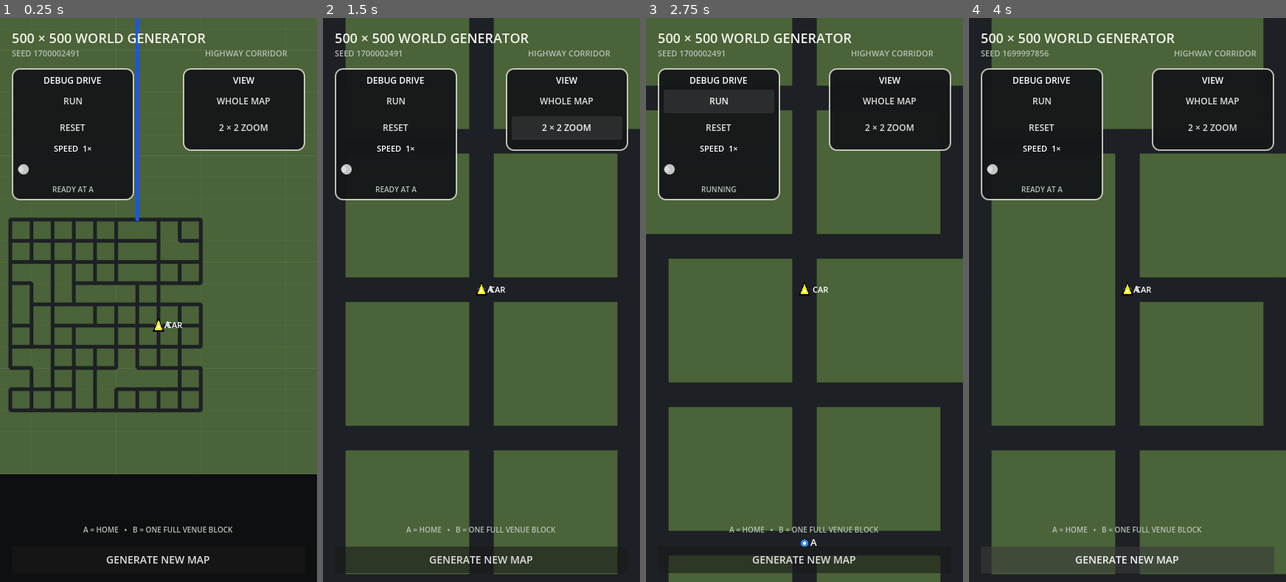
Above: before the commit, frames 1-4 (left to right).
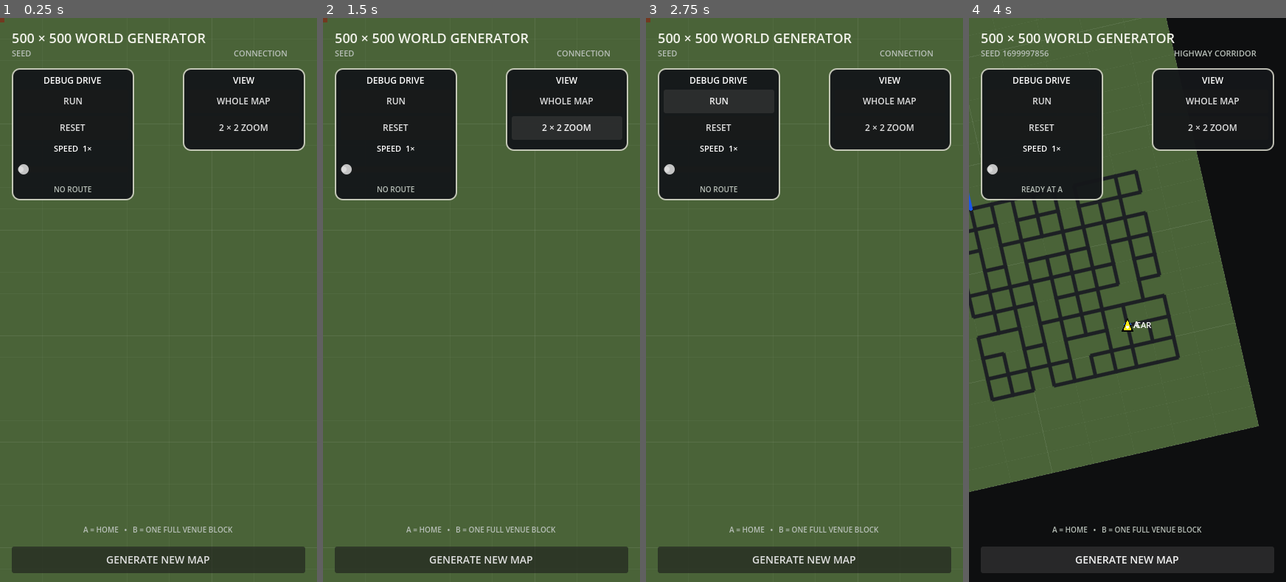
Above: after the commit, the same moments.

Repository: patrickcallahancomedy/comedian
Game: Godot game, scene res://scenes/drive/grid_world_prototype.tscn
Two runs of this game, one before a commit and one after it. Both use one fixed random seed, a clock stepped at 60 frames per second and the inputs below. This scene is started directly instead of the project's main scene.
Inputs:
- Up to frame 1 (0.25 s): no input
- Up to frame 2 (1.5 s): click "WHOLE MAP" at 0.5 s; click "2 × 2 ZOOM" at 1.25 s
- Up to frame 3 (2.75 s): click "RUN" at 2 s
- Up to frame 4 (4 s): click "GENERATE NEW MAP" at 2.75 s; click "GENERATE NEW MAP" at 3.5 s

The runs differ from the first frame. In frame 1, 26% of the frame differs, in the area x 0-100%, y 0-100%; in frame 2, 29%; in frame 3, 27%; in frame 4, 43%, in the area x 0-100%, y 0-99%.
Error after the commit: Invalid access to property or key 'pressed' on a base object of type 'null instance'. (res://scripts/drive/grid_world_map.gd:55)

Commit message:
Unify rotating camera across view modes

Diff:
--- a/godot/scripts/drive/grid_world_map.gd
+++ b/godot/scripts/drive/grid_world_map.gd
@@ -45,12 +45,14 @@
 @onready var seed_label: Label = $"../SeedLabel"
 @onready var mode_label: Label = $"../ModeLabel"
 @onready var new_map_button: Button = $"../NewMapButton"
+@onready var drive_view_button: Button = $"../SettingsBox/Layout/DriveViewButton"
 @onready var whole_map_button: Button = $"../SettingsBox/Layout/WholeMapButton"
 @onready var zoom_map_button: Button = $"../SettingsBox/Layout/ZoomMapButton"
 
 
 func _ready() -> void:
 	new_map_button.pressed.connect(_new_map)
+	drive_view_button.pressed.connect(_show_drive_view)
 	whole_map_button.pressed.connect(_show_whole_map)
 	zoom_map_button.pressed.connect(_show_zoom_map)
 	resized.connect(_refresh_layout)
@@ -63,14 +65,21 @@
 	_generate()
 
 
+func _show_drive_view() -> void:
+	show_whole_map = false
+	zoom_map_enabled = false
+	drive_camera_enabled = true
+	queue_redraw()
+
+
 func _show_whole_map() -> void:
 	show_whole_world()
 
 
 func _show_zoom_map() -> void:
-	drive_camera_enabled = false
 	show_whole_map = false
 	zoom_map_enabled = true
+	drive_camera_enabled = true
 	queue_redraw()
 
 
@@ -110,9 +119,9 @@
 
 
 func show_whole_world() -> void:
-	drive_camera_enabled = false
 	zoom_map_enabled = false
 	show_whole_map = true
+	drive_camera_enabled = true
 	queue_redraw()
 
 
@@ -120,20 +129,14 @@
 	world_position: Vector2,
 	forward_direction: Vector2
 ) -> void:
+	var was_enabled := drive_camera_enabled
+	drive_camera_enabled = true
 	drive_camera_world = world_position
 
 	var direction := forward_direction.normalized()
 	if direction.length_squared() <= 0.0001:
 		direction = Vector2.UP
 
-	if zoom_map_enabled or show_whole_map:
-		drive_camera_enabled = false
-		queue_redraw()
-		return
-
-	var was_enabled := drive_camera_enabled
-	drive_camera_enabled = true
-	show_whole_map = false
 	drive_camera_target_rotation = direction.angle_to(Vector2.UP)
 	if not was_enabled:
 		drive_camera_rotation = drive_camera_target_rotation
@@ -161,18 +164,6 @@
 			(world_point - drive_camera_world) * map_scale
 		).rotated(drive_camera_rotation)
 		return drive_camera_screen_position() + local
-
-	if zoom_map_enabled:
-		var viewport_center := Vector2(
-			size.x * 0.5,
-			TOP_MARGIN + maxf(
-				1.0,
-				size.y - TOP_MARGIN - BOTTOM_MARGIN
-			) * 0.5
-		)
-		return viewport_center + (
-			world_point - drive_camera_world
-		) * map_scale
 
 	return map_origin + world_point * map_scale
 
@@ -226,50 +217,35 @@
 		size.y - TOP_MARGIN - BOTTOM_MARGIN
 	)
 
-	if show_whole_map:
-		var available := minf(
-			available_width,
-			available_height
-		)
-		map_scale = available / float(generator.GRID_SIZE)
-
-		var map_size := Vector2.ONE * (
-			float(generator.GRID_SIZE) * map_scale
-		)
-		map_origin = Vector2(
-			(size.x - map_size.x) * 0.5,
-			TOP_MARGIN + (
-				available_height - map_size.y
-			) * 0.5
-		)
+	if drive_camera_enabled:
+		# All play views share the same fixed-car rotating camera.
+		# Only the visible world width changes between view buttons.
+		if show_whole_map:
+			map_scale = minf(
+				available_width,
+				available_height
+			) / float(generator.GRID_SIZE)
+		elif zoom_map_enabled:
+			var visible_world_width := (
+				float(generator.NEIGHBORHOOD_SPACING)
+				* VISIBLE_NEIGHBORHOOD_BLOCKS
+			)
+			map_scale = available_width / visible_world_width
+		else:
+			map_scale = available_width / DRIVE_VISIBLE_WORLD_WIDTH
 		return
 
-	if drive_camera_enabled:
-		# Immersive old-school driving camera: the car stays fixed/upward
-		# while the world moves and rotates beneath it. Keep enough surrounding
-		# road visible to read upcoming turns without shrinking to an overview.
-		map_scale = available_width / DRIVE_VISIBLE_WORLD_WIDTH
-		return
-
-	# Same generated map, only magnified until roughly two neighborhood
-	# blocks span the playable width. No regeneration happens on view change.
-	var visible_world_width := (
-		float(generator.NEIGHBORHOOD_SPACING)
-		* VISIBLE_NEIGHBORHOOD_BLOCKS
-	)
+	# Static fallback before the debug car initializes.
+	var visible_world_width := DRIVE_VISIBLE_WORLD_WIDTH
 	map_scale = available_width / visible_world_width
-
 	var viewport_center := Vector2(
 		size.x * 0.5,
 		TOP_MARGIN + available_height * 0.5
 	)
-	var focus_world := drive_camera_world
-	if not zoom_map_enabled:
-		focus_world = Vector2(
-			generator.nodes[generator.home_node]
-		)
-
-	map_origin = viewport_center - focus_world * map_scale
+	var home_world := Vector2(
+		generator.nodes[generator.home_node]
+	)
+	map_origin = viewport_center - home_world * map_scale
 
 
 func _draw_grid() -> void:
